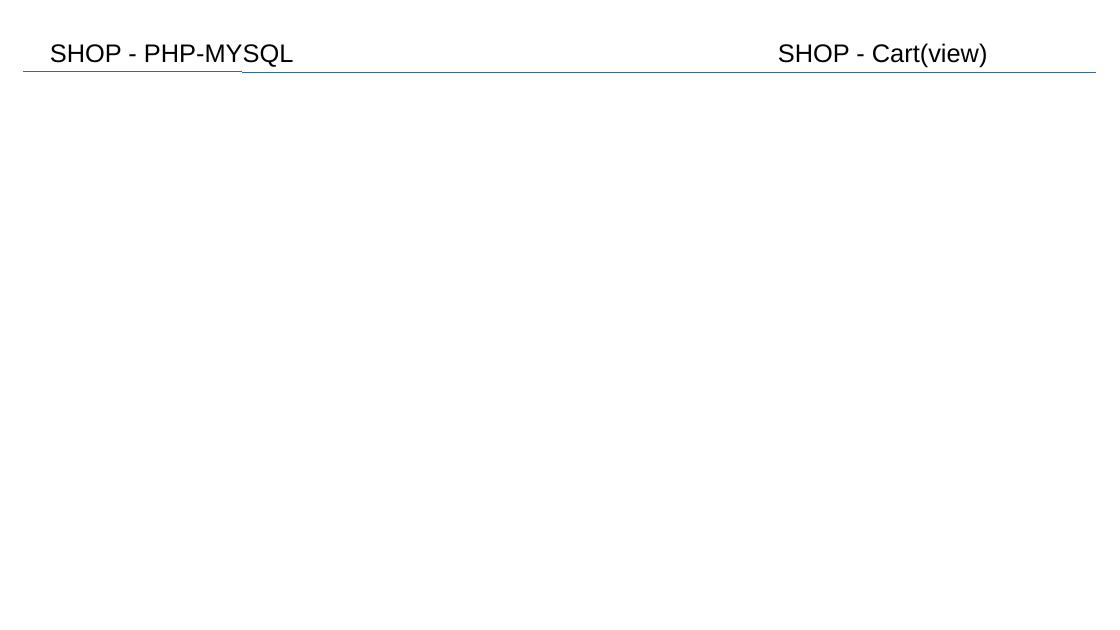
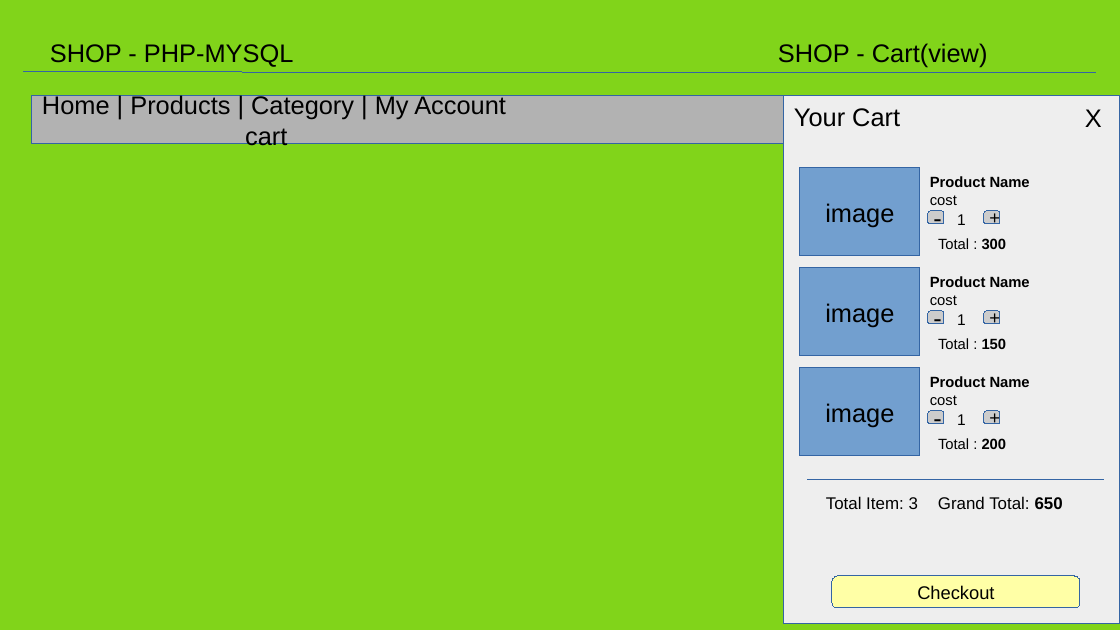
Before and after one commit to saurabhcedcoss/php_mysql_project_shop, a slide deck: slide 5 of shop.odp. Drawn at 1120x630 pixels with LibreOffice and Linux fonts; fonts in the diff are those of the drawing. Boxes give left, top, right and bottom in pixels: in the first picture for what was removed or moved away, otherwise in the second. Text is boxed around its words. In the diff, an @@ line names an element or a change of style, - is before the commit and + after.

```diff
--- a/shop.odp
+++ b/shop.odp
@@ background #FFFFFF to #81D41A @@
@@ rectangle added at [32,96,1096,143], fill #B2B2B2, outline #3465A4 0 pt, 18 pt, text #000000 @@
+Home | Products | Category | My Account cart
@@ rectangle added at [785,96,1120,624], fill #EEEEEE, outline #3465A4 0 pt, 18 pt, text #000000 @@
+Your Cart
@@ text added at [1085,109,1102,127], 18 pt, text #000000 @@
+X
@@ rectangle added at [800,168,920,256], fill #729FCF, outline #3465A4 0 pt, 18 pt, text #000000 @@
+image
@@ text added at [930,176,1030,205], 10.5 pt, text #000000, bold @@
+Product Name
+cost
@@ rounded rectangle added at [928,211,944,225], fill #CCCCCC, outline #3465A4 0 pt, 18 pt, text #000000 @@
+-
@@ text added at [938,238,1007,249], 10.5 pt, text #000000 @@
+Total : 300
@@ text added at [957,214,966,225], 11 pt, text #000000 @@
+1
@@ rounded rectangle added at [985,211,1001,225], fill #CCCCCC, outline #3465A4 0 pt, 13 pt, text #000000 @@
++
@@ rectangle added at [800,268,920,357], fill #729FCF, outline #3465A4 0 pt, 18 pt, text #000000 @@
+image
@@ text added at [930,276,1030,305], 10.5 pt, text #000000, bold @@
+Product Name
+cost
@@ rounded rectangle added at [928,311,944,324], fill #CCCCCC, outline #3465A4 0 pt, 18 pt, text #000000 @@
+-
@@ text added at [957,314,966,325], 11 pt, text #000000 @@
+1
@@ rounded rectangle added at [985,311,1001,324], fill #CCCCCC, outline #3465A4 0 pt, 13 pt, text #000000 @@
++
@@ text added at [938,338,1007,349], 10.5 pt, text #000000 @@
+Total : 150
@@ rectangle added at [800,368,920,456], fill #729FCF, outline #3465A4 0 pt, 18 pt, text #000000 @@
+image
@@ text added at [930,376,1030,405], 10.5 pt, text #000000, bold @@
+Product Name
+cost
@@ rounded rectangle added at [928,411,944,424], fill #CCCCCC, outline #3465A4 0 pt, 18 pt, text #000000 @@
+-
@@ text added at [957,414,966,425], 11 pt, text #000000 @@
+1
@@ rounded rectangle added at [985,411,1001,424], fill #CCCCCC, outline #3465A4 0 pt, 13 pt, text #000000 @@
++
@@ text added at [938,438,1007,449], 10.5 pt, text #000000 @@
+Total : 200
@@ line added from (808, 480) to (1105, 480), #3465A4 0 pt @@
@@ text added at [826,496,918,509], 12 pt, text #000000 @@
+Total Item: 3
@@ text added at [938,496,1063,509], 12 pt, text #000000 @@
+Grand Total: 650
@@ rounded rectangle added at [832,576,1080,608], fill #FFFFA6, outline #3465A4 0 pt, 13 pt, text #000000 @@
+Checkout
```
Also in this commit, not shown: 2 other slides changed, 2 slides added, 1 slide removed, 8 other files.
